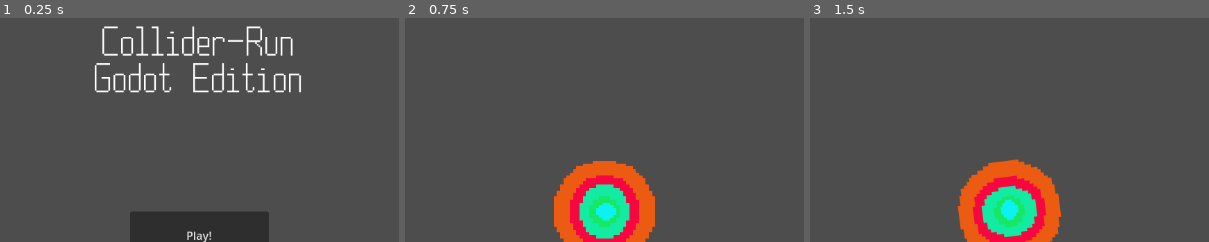
Above: before the commit, frames 1-3 (left to right).
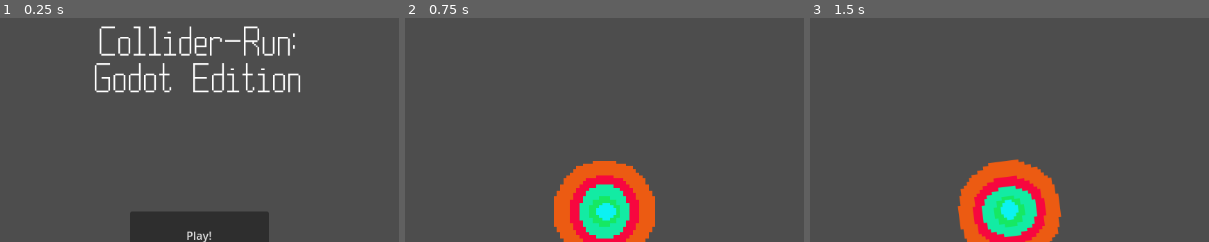
Above: after the commit, the same moments.

Repository: lotigara/collider-run-godot-edition
Game: Godot game, scene res://scenes/main_menu.tscn
Two runs of this game, one before a commit and one after it. Both use one fixed random seed, a clock stepped at 60 frames per second and the inputs below.
Inputs (mouse positions are % of the whole screen's width and height, from its top left):
- Up to frame 1 (0.25 s): no input
- Up to frame 2 (0.75 s): click "Play!" at 0.5 s
- Up to frame 3 (1.5 s): tap Enter at 1.25 s; move the mouse to (72, 45) at 1.27 s
The pictures show only the part of the screen within x 25-75%, y 7-57%; the shares and areas given below are measured in that part.

The runs differ from the first frame. In frame 1, 2.5% of the frame differs, in the area x 24-76%, y 3-34%; in frame 2, nothing differs; in frame 3, nothing differs.

Commit message:
Update logo (lol) of the game

Diff:
--- a/scenes/main_menu.tscn
+++ b/scenes/main_menu.tscn
@@ -54,7 +54,7 @@
 offset_right = 250.0
 offset_bottom = -135.0
 grow_horizontal = 2
-text = "Collider-Run
+text = "Collider-Run:
 Godot Edition"
 label_settings = SubResource("LabelSettings_0y5l4")
 horizontal_alignment = 1
